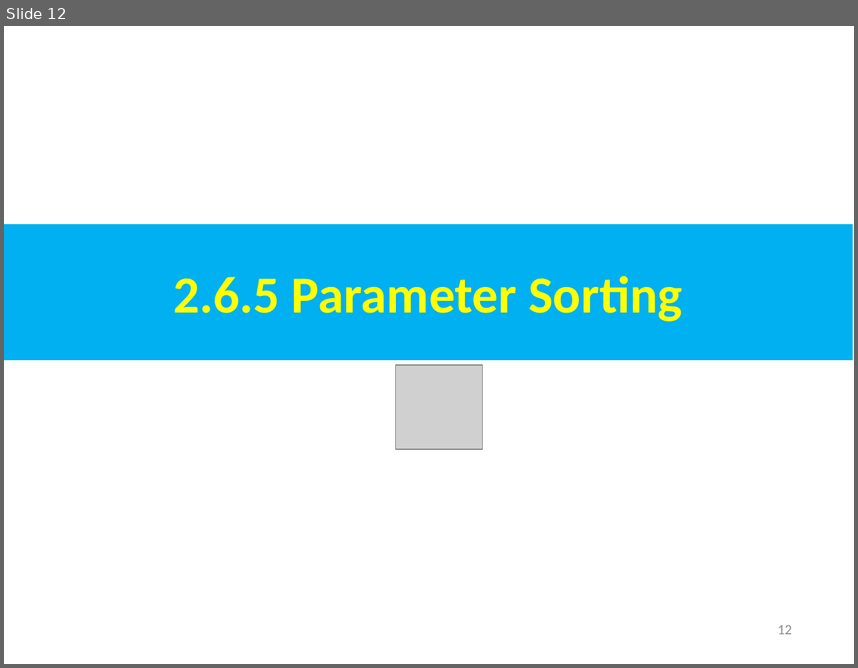
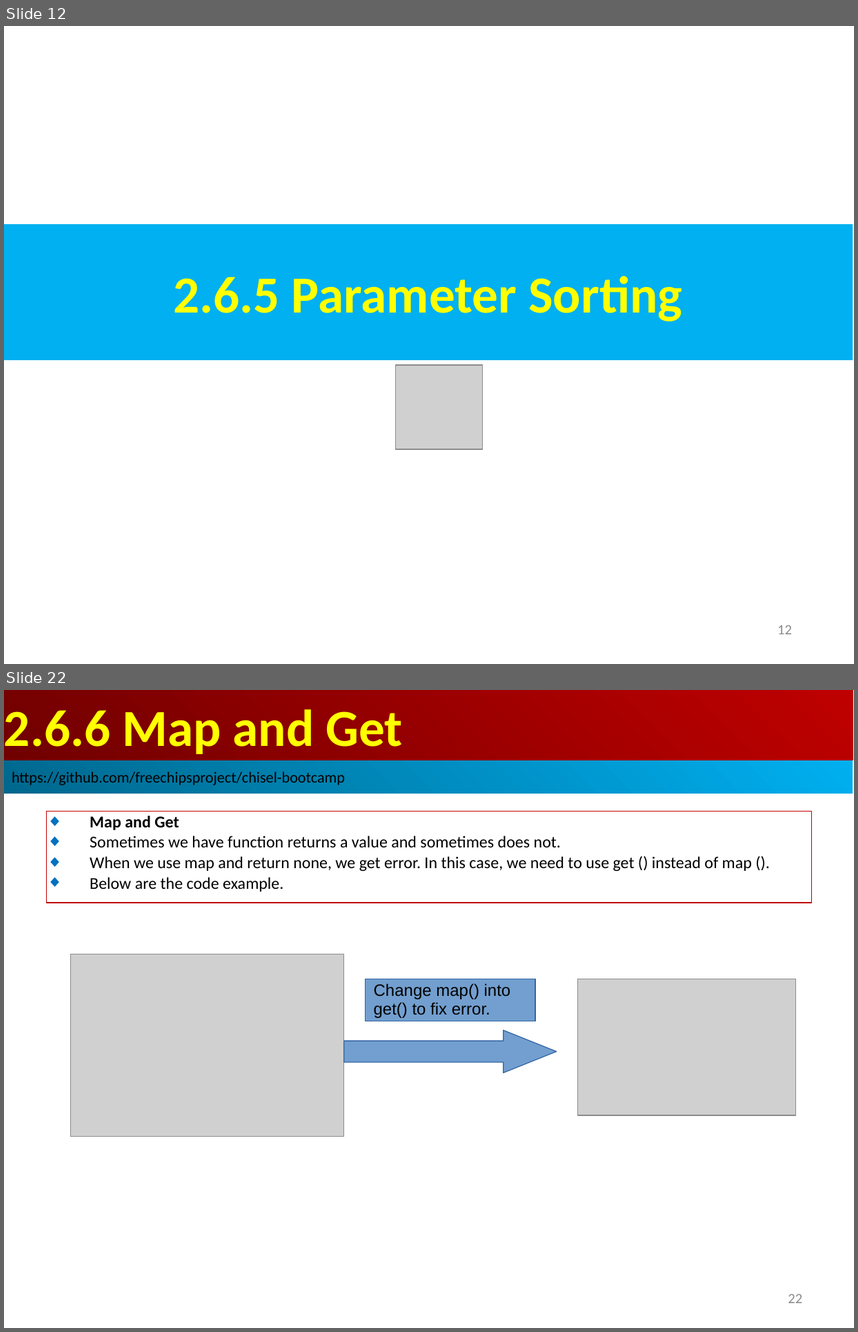
Before and after one commit to peterhchen/AIU_CS800_Chisel, a slide deck: 300_UCB_BC/003.1_Parameter/000_Video/003.1_Parameter.ppt. Shown one above the other, each under a label of ours: slide 12 before the commit, slides 12 and 22 after it; the slides between them are not shown. The pictures are 858x668 and 858x1332 pixels, drawn with LibreOffice and Linux fonts; fonts in the diff are those of the drawing; grey boxes stand for pictures. Boxes give left, top, right and bottom in pixels: in the first picture for what was removed or moved away, otherwise in the second. Text is boxed around its words. In the diff, an @@ line names an element or a change of style, - is before the commit and + after.

```diff
--- a/300_UCB_BC/003.1_Parameter/000_Video/003.1_Parameter.ppt
+++ b/300_UCB_BC/003.1_Parameter/000_Video/003.1_Parameter.ppt
@@ slide 22 added at [4,690,854,1328], background #FFFFFF @@
@@ rectangle added at [4,690,853,760], fill gradient #BF0000 to #710000, 44 pt, text #FFFF00, bold @@
+2.6.6 Map and Get
@@ rectangle added at [4,760,853,793], fill gradient #00AFEF to #00688E, 13 pt, text #000000 @@
+https://github.com/freechipsproject/chisel-bootcamp
@@ rectangle added at [47,811,811,903], outline #C00000 0.74 pt, 14 pt, text #000000 @@
+◆ Map and Get
+◆ Sometimes we have function returns a value and sometimes does not.
+◆ When we use map and return none, we get error. In this case, we need to use get () instead of map ().
+◆ Below are the code example.
@@ picture added at [70,954,344,1136] @@
@@ rectangle added at [366,979,535,1021], fill #729FCF, outline #3465A4 0.74 pt, 14 pt, text #000000 @@
+Change map() into get() to fix error.
@@ picture added at [578,979,795,1115] @@
@@ right arrow added at [344,1030,557,1072], fill #729FCF, outline #3465A4 0.74 pt @@
@@ page number added at [788,1294,802,1303], 12 pt, text #8B8B8B @@
+22
```
Also in this commit, not shown: 2 slides changed, 37 other slides added.
